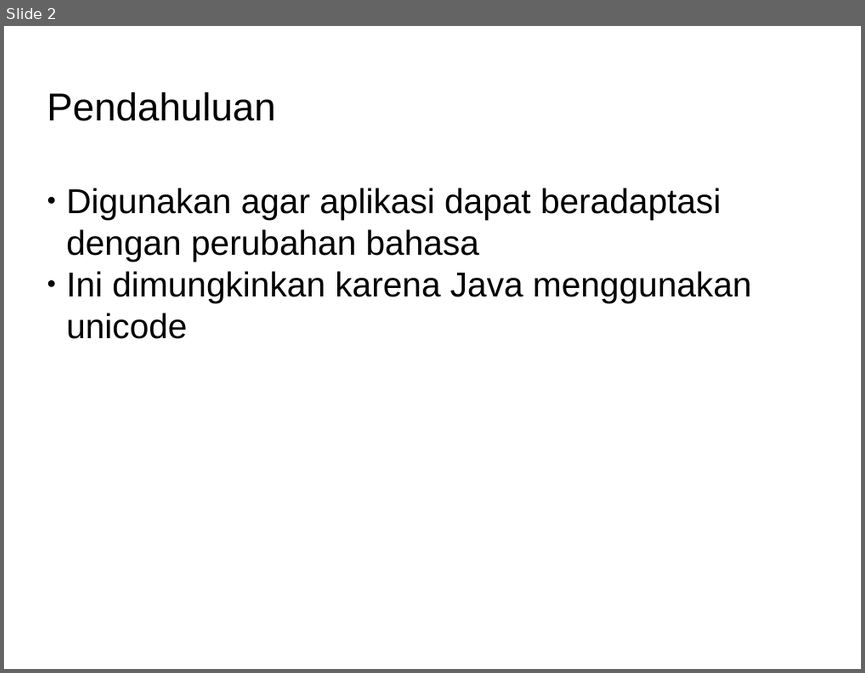
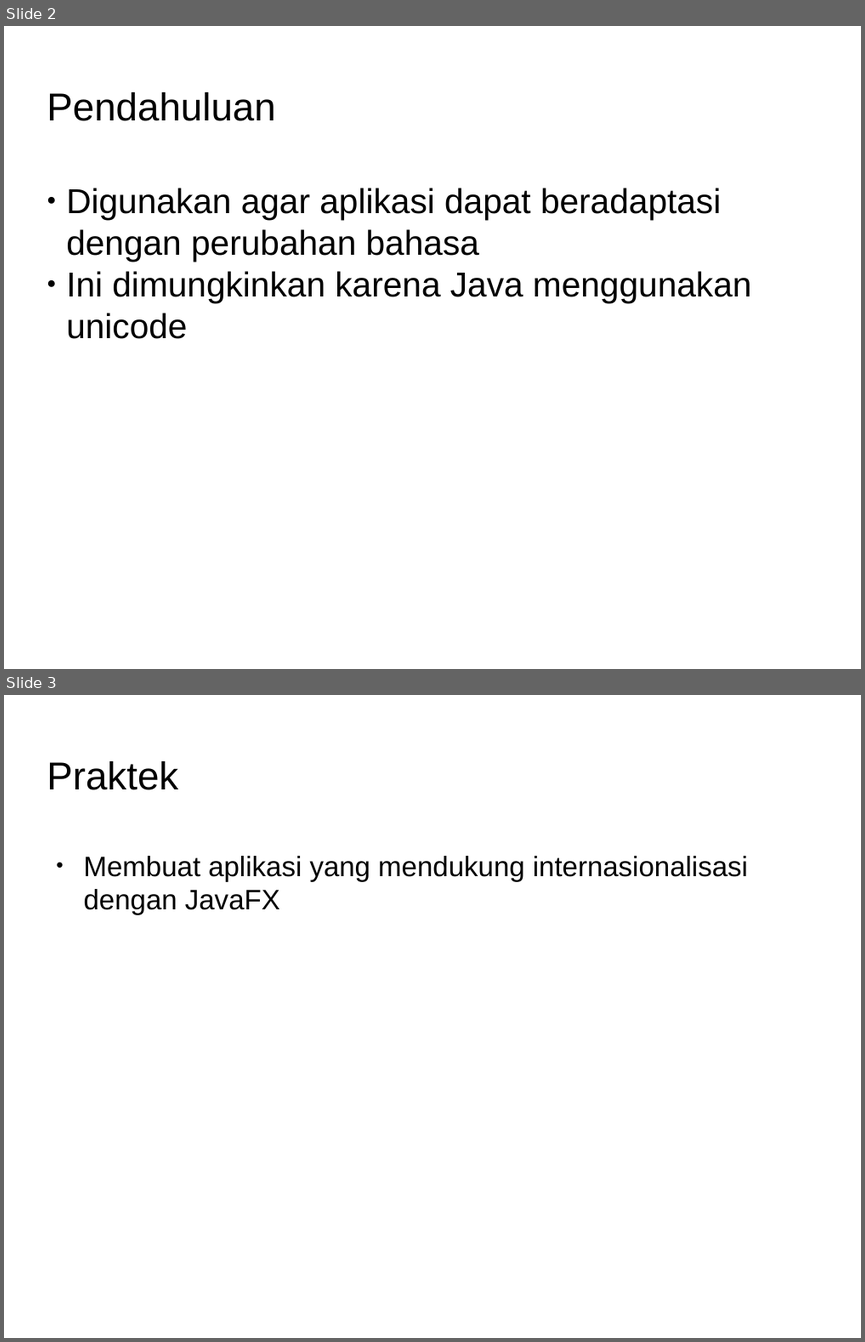
Before and after one commit to Dickyfathur7/pemrograman-komputer-2, a slide deck: 09-internasionalisasi/slide-internasionalisasi.odp. Shown one above the other, each under a label of ours: slide 2 before the commit, slides 2 and 3 after it. The pictures are 865x673 and 865x1342 pixels, drawn with LibreOffice and Linux fonts; fonts in the diff are those of the drawing; background and template pictures are left out. Boxes give left, top, right and bottom in pixels: in the first picture for what was removed or moved away, otherwise in the second. Text is boxed around its words. In the diff, an @@ line names an element or a change of style, - is before the commit and + after.

Commit message:
update slide internasionalisasi

```diff
--- a/09-internasionalisasi/slide-internasionalisasi.odp
+++ b/09-internasionalisasi/slide-internasionalisasi.odp
@@ slide 3 added at <box>4,695,861,1338</box>, background picture (left out) @@
@@ title added at <box>46,761,178,790</box>, 36 pt, text #000000 @@
+Praktek
@@ text added at <box>84,856,748,915</box>, 26 pt, text #000000 @@
+● Membuat aplikasi yang mendukung internasionalisasi dengan JavaFX
```
Also in this commit, not shown: 1 slide removed, 1 other file.
